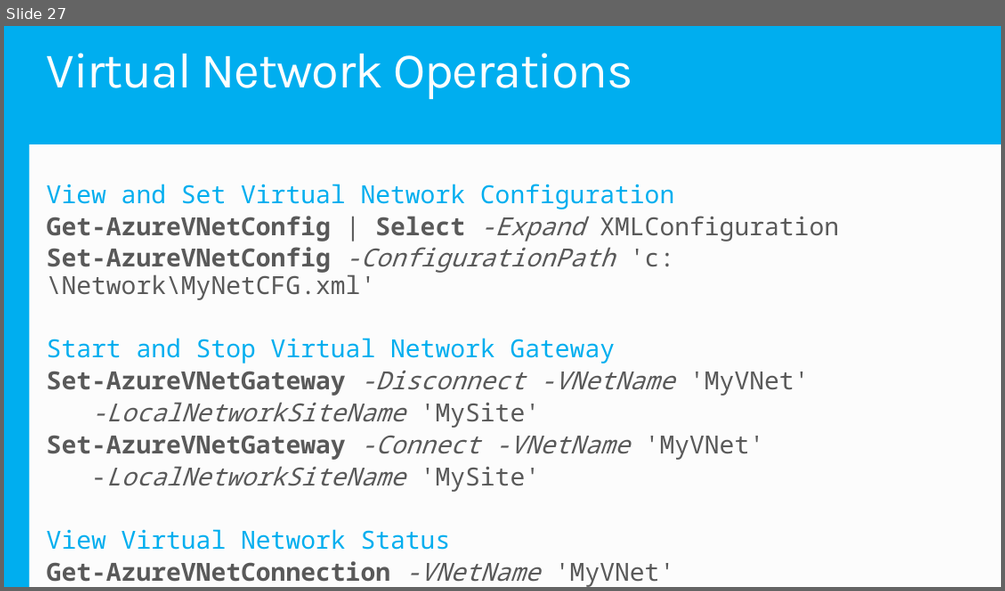
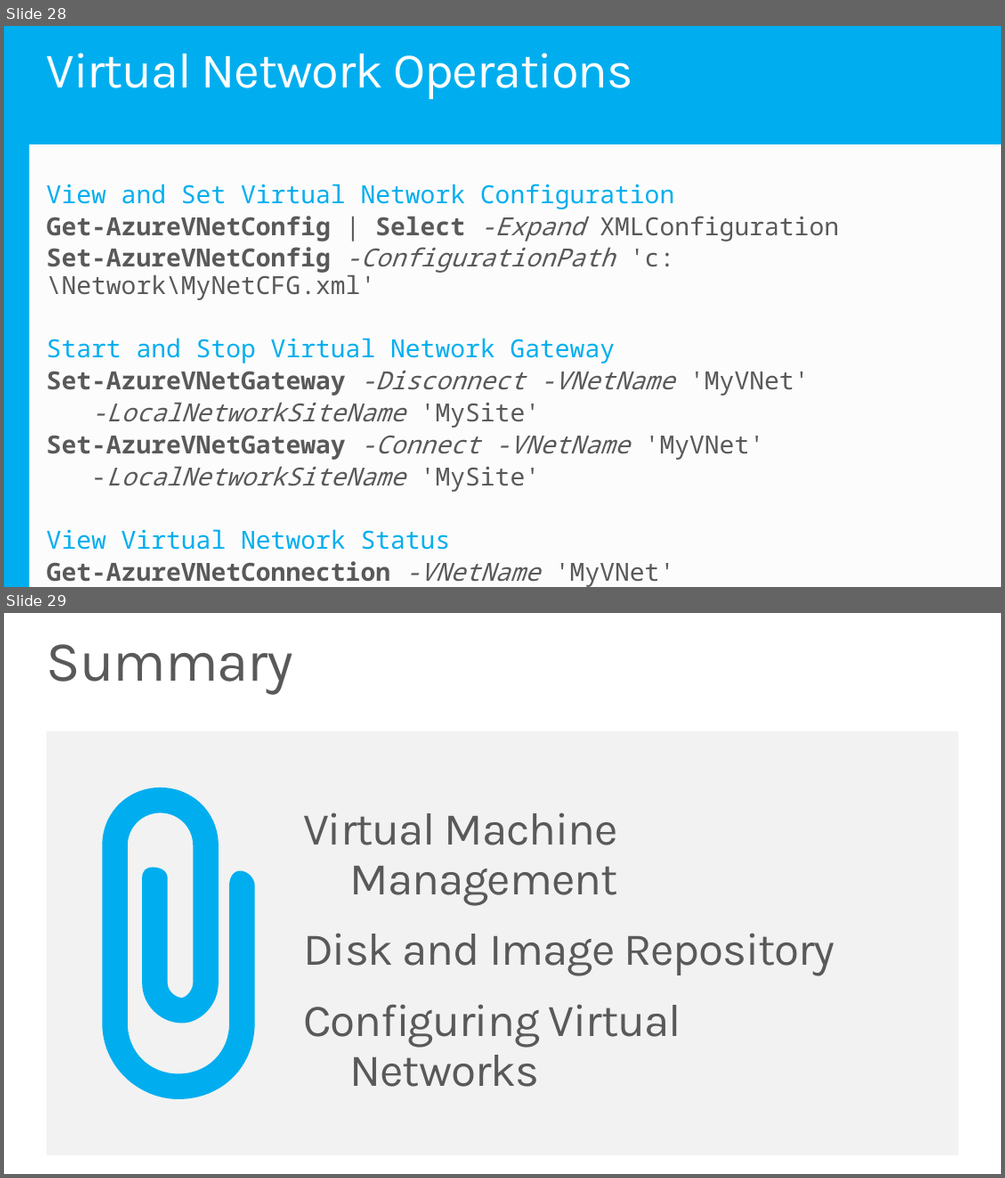
Before and after one commit to mwasham/WATK-Presentations, a slide deck: ManagingVMsPowerShell/ManagingIaaS-PowerShell.pptx. Shown one above the other, each under a label of ours: slide 27 before the commit, slides 28 and 29 after it. The pictures are 1005x591 and 1005x1178 pixels, drawn with LibreOffice and Linux fonts; fonts in the diff are those of the drawing. Boxes give left, top, right and bottom in pixels: in the first picture for what was removed or moved away, otherwise in the second. Text is boxed around its words. In the diff, an @@ line names an element or a change of style, - is before the commit and + after.

```diff
--- a/ManagingVMsPowerShell/ManagingIaaS-PowerShell.pptx
+++ b/ManagingVMsPowerShell/ManagingIaaS-PowerShell.pptx
@@ slide 29 added at <box>4,613,1001,1174</box>, background #FFFFFF @@
@@ title added at <box>47,644,294,694</box>, 41 pt, text #595959 @@
+Summary
@@ rectangle added at <box>47,731,959,1155</box>, fill #F2F2F2 @@
@@ freeform shape added at <box>102,787,254,1098</box>, fill #00AEEF @@
@@ text added at <box>303,812,835,1086</box>, 33 pt, text #595959 @@
+Virtual Machine Management
+Disk and Image Repository
+Configuring Virtual Networks
@@ what was slide 27 is now slide 28 @@
```
Also in this commit, not shown: 7 slides changed, 1 other slide added.
